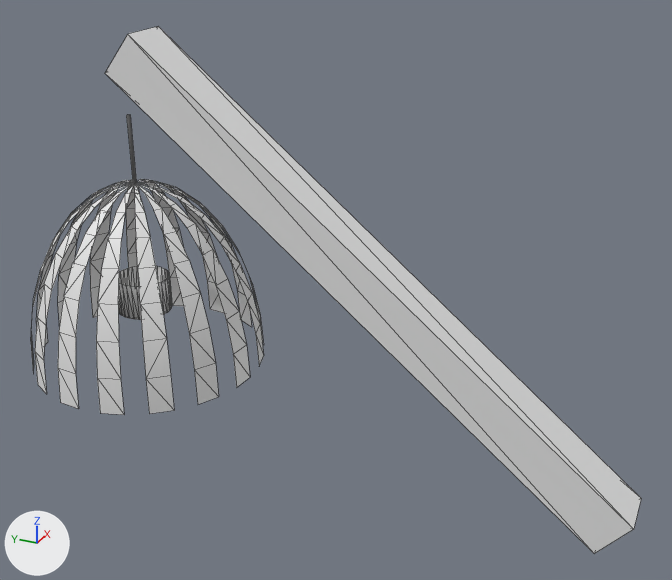
An edit to the glTF model tuls/Lamp.glb, drawn before and after from the same camera.
Camera for both pictures: a 50 mm camera at (-0.876, 0.055, 1.929) aimed at (0.422, 0.639, 1.28). Arrows for +X, +Y and +Z are at lower left; the lights stay in place. Mesh edges are drawn as thin lines. Where no turn or scale is listed for an object, it has been applied to the vertices. Vertices at the same position are counted once.

In view in the first picture: 'Hand', 'Lamp'.
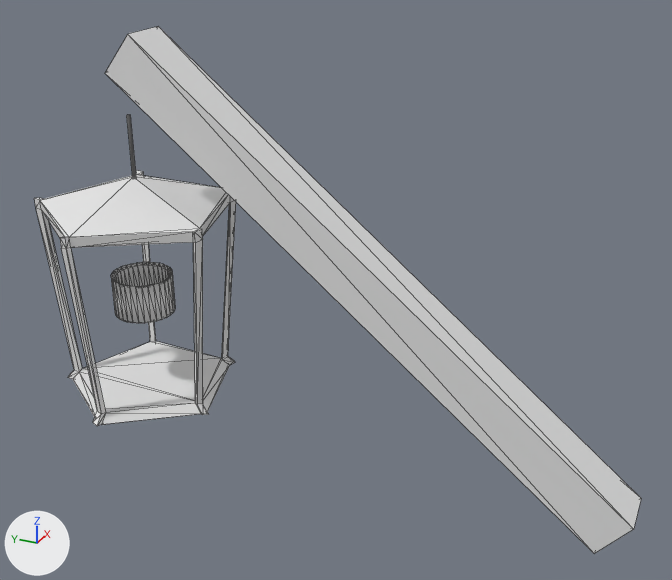
Edits to the bpy script that builds the scene:
```text
Change me_lamp:
    used by ob_lamp; location = (0.417, 1.026, 1.144)
    remove me_lamp.from_pydata(...)  # 385 vertices, 458 faces; spans x -0.217..0.217, y -0.217..0.217, z -0.07..0.394
    add me_lamp.from_pydata(...)  # 274 vertices, 552 faces; spans x -0.194..0.154, y -0.177..0.18, z -0.131..0.394
    me_lamp part 1: the loose piece of 257 vertices spanning x -0.217..0.217, y -0.217..0.217, z -0.07..0.274 is rebuilt with 82 vertices and now spans x -0.194..0.154, y -0.177..0.18, z -0.131..0.287
    me_lamp part 2
    94 faces are deleted
    32 vertices are added at x -0.059..0.052, y -0.055..0.057, z 0.025
    32 new vertices lie (0.0, 0.0, 0.075) away from vertices in x -0.059..0.052, y -0.055..0.057, z 0.025
    252 new faces join them
```

Boxes [x1, y1, x2, y2] around the edits, measured in the pictures (672 x 580 px):
'Lamp', reshaped (13% narrower): before [31, 115, 264, 415]; after [34, 115, 236, 426]
part 1 of me_lamp, rebuilt (13% narrower, 8% taller): before [31, 179, 264, 415]; after [34, 170, 236, 426]
part 2 of me_lamp, built on: before [118, 266, 172, 320]; after [111, 262, 175, 323]
